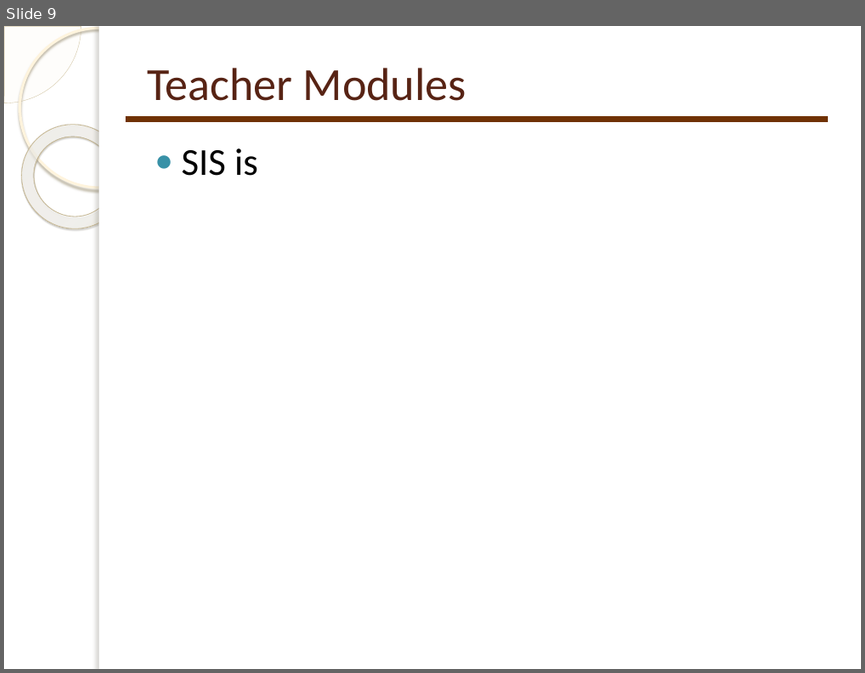
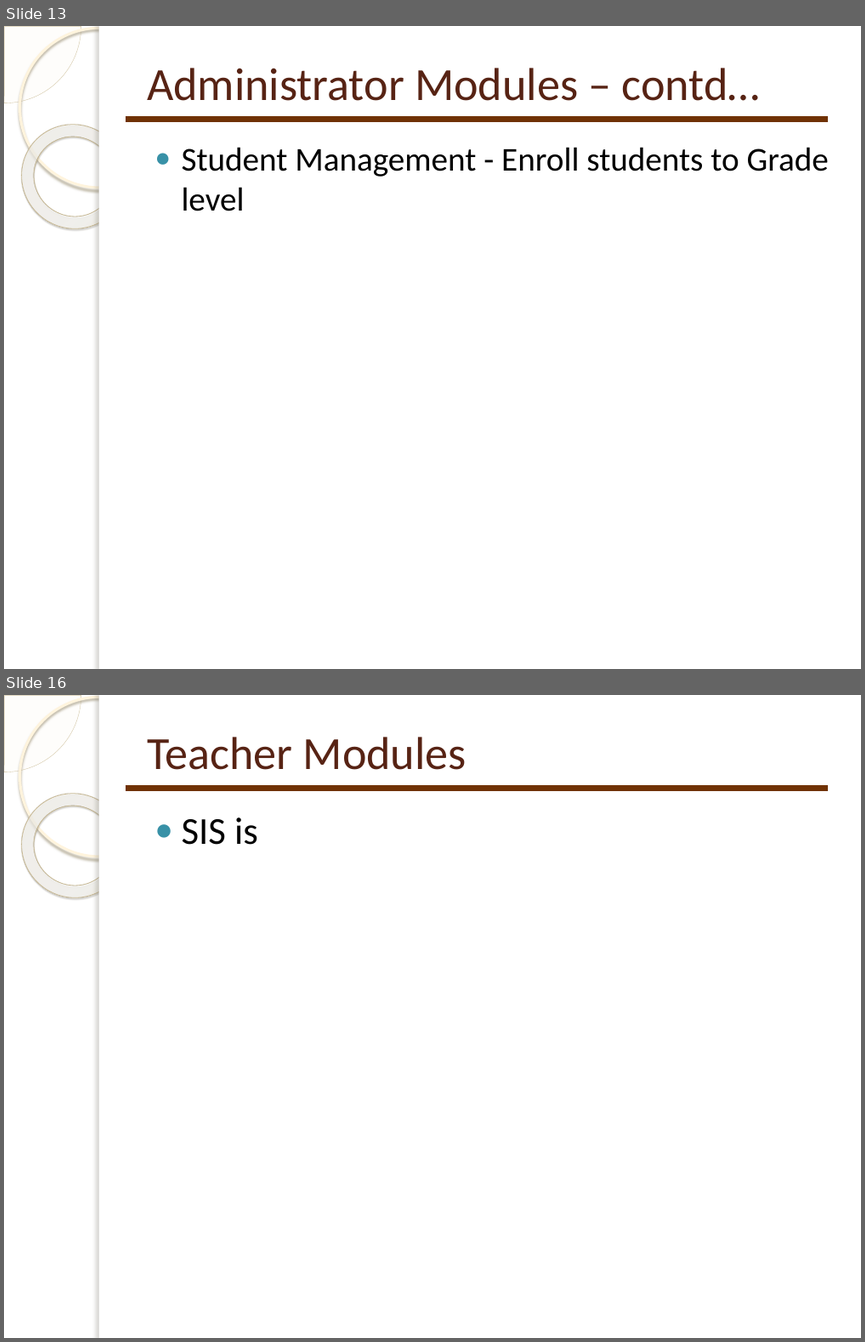
Before and after one commit to anu2013/sis2013, a slide deck: docs/SIS - Capstone Project Presentation.pptx. Shown one above the other, each under a label of ours: slide 9 before the commit, slides 13 and 16 after it; the slides between them are not shown. The pictures are 865x673 and 865x1342 pixels, drawn with LibreOffice and Linux fonts; fonts in the diff are those of the drawing; background and template pictures are left out. Boxes give left, top, right and bottom in pixels: in the first picture for what was removed or moved away, otherwise in the second. Text is boxed around its words. In the diff, an @@ line names an element or a change of style, - is before the commit and + after.

```diff
--- a/docs/SIS - Capstone Project Presentation.pptx
+++ b/docs/SIS - Capstone Project Presentation.pptx
@@ slide 13 added at (4,26,861,669), background picture (left out); not listed: 5 template elements that a slide beside it also shows @@
@@ title added at (147,68,760,101), 38.7 pt, text #572314 @@
+Administrator Modules – contd…
@@ line added from (126, 119) to (828, 119), #703204 5 pt @@
@@ text added at (182,147,828,211), 28 pt, text #000000 @@
+  ● Student Management - Enroll students to Grade level
@@ what was slide 9 is now slide 16 @@
```
Also in this commit, not shown: 1 slide changed, 7 other slides added, 1 slide removed.
